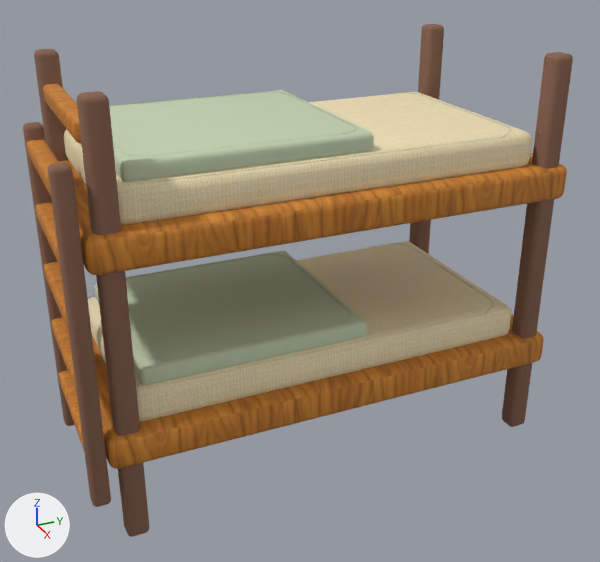
An edit to the glTF model public/models/furniture/bunk-bed.glb, drawn before and after from the same camera.
Both versions are drawn from a 50 mm camera at (3.13, -1.37, 2.3) aimed at (0.06, 0.01, 0.77). The axes (+X, +Y, +Z) are drawn at lower left. The lights are the same throughout. The picture after the commit comes second.

Objects in the first picture: 'bunk-bed'.
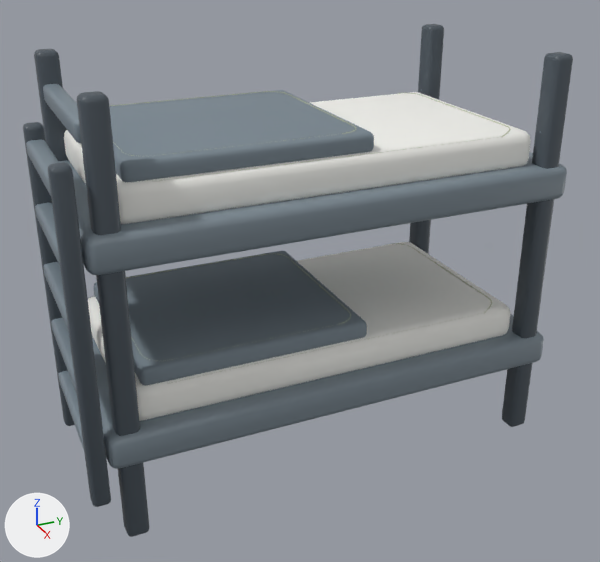
What the commit changed:
In material 'wood-honey-textured' (mat_wood_honey_textured), texture is no longer img_handpainted_honey_oak.
In material 'wood-honey-textured' (mat_wood_honey_textured), base_color is now set to (0.2, 0.25, 0.29), grey #7c8993.
In material 'wood-honey-textured' (mat_wood_honey_textured), roughness goes from 0.82 to 0.47.
In material 'linen-textured' (mat_linen_textured), texture is no longer img_handpainted_cream_linen.
In material 'linen-textured' (mat_linen_textured), base_color is now set to (0.9, 0.9, 0.86), white #f3f3ef.
In material 'linen-textured' (mat_linen_textured), roughness goes from 0.98 to 0.94.
Material 'upholstery-textured' (mat_upholstery_textured) changes colour from pale green #c5d3b3 to grey #7c8993; in linear values from (0.56, 0.65, 0.45) to (0.2, 0.25, 0.29).
Material 'wood-dark' (mat_wood_dark) changes colour from brown #86614d to greyish blue #4b555d; in linear values from (0.24, 0.12, 0.075) to (0.07, 0.09, 0.11).

Pixel boxes (x1, y1, x2, y2) of what changed, in the pictures (600 x 562 px):
'bunk-bed', surface changed, recoloured (brown to grey): (23, 24, 573, 537) in both
